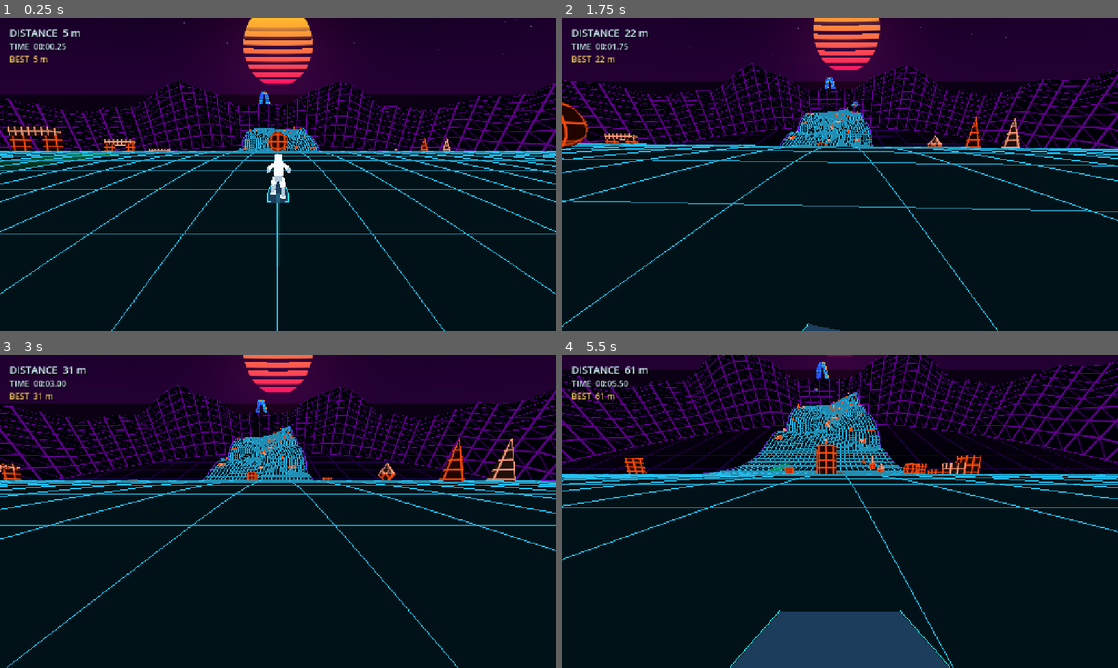
Above: before the commit, frames 1-4 (two rows, left to right).
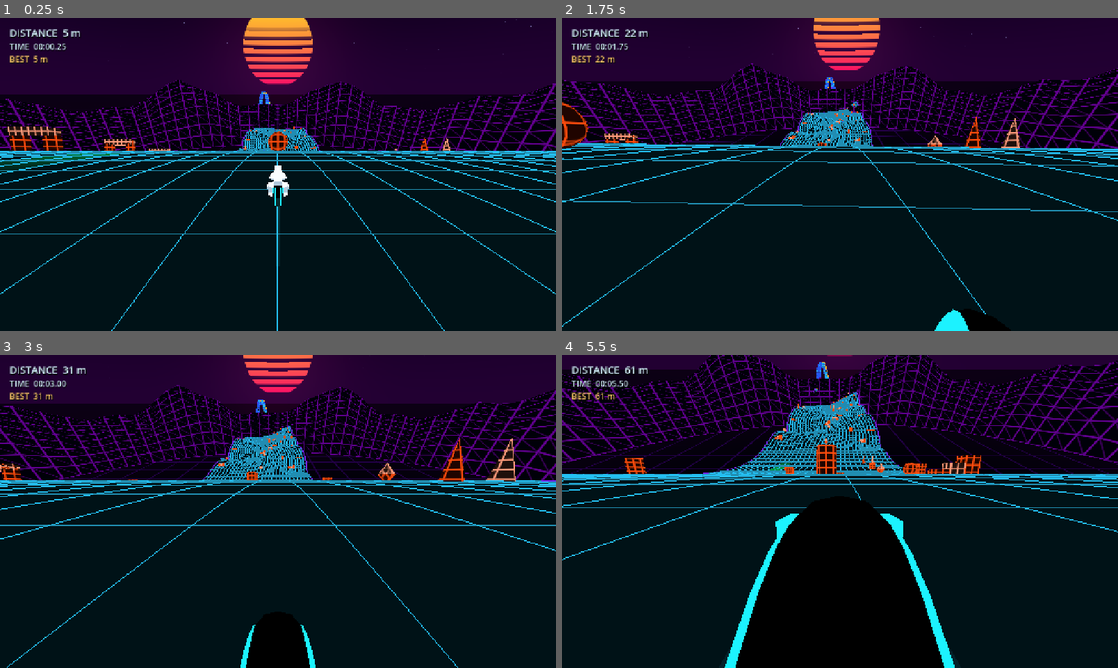
Above: after the commit, the same moments.

Repository: Unborne-Fetus/Cracked
Game: Godot game, scene res://scenes/main.tscn
Two runs of this game, one before a commit and one after it. Both use one fixed random seed, a clock stepped at 60 frames per second and the inputs below.
Inputs (mouse positions are in pixels of both pictures, inside the frame that each line leads up to):
- Up to frame 1 (0.25 s): no input
- Up to frame 2 (1.75 s): tap Enter at 0.5 s; move the mouse to (962, 158) at 0.52 s; hold Right 0.53-1.25 s; tap Tab at 0.6 s; click (962, 158) at 0.67 s; tap Space at 0.77 s; drag from (728, 190) to (812, 237) at 1.27 s
- Up to frame 3 (3 s): move the mouse to (333, 442) at 2.02 s; hold Right 2.03-2.75 s; tap V at 2.1 s; drag from (250, 574) to (111, 464) at 2.77 s
- Up to frame 4 (5.5 s): move the mouse to (1006, 558) at 3.52 s; hold Left 3.53-4.25 s; tap Shift at 3.6 s; tap Space at 3.77 s; drag from (673, 464) to (756, 433) at 4.27 s; move the mouse to (867, 511) at 5.02 s; hold S from 5.03 s (still down); tap C at 5.1 s; click (867, 511) at 5.17 s

The runs differ from the first frame. In frame 1, 0.4% of the frame differs, in the area x 48-53%, y 43-61%; in frame 2, 0.4%; in frame 3, 0.2%; in frame 4, 7.1%, in the area x 29-71%, y 46-100%.

Commit message:
Replace ground board with animated hubless lightcycle and folding glider handoffs

Diff:
--- a/scripts/rider_model.gd
+++ b/scripts/rider_model.gd
@@ -1,6 +1,15 @@
 extends Node3D
 ## Blocky, track-relative articulated rider. No billboard or camera-facing art.
 var board: Node3D
+var lightcycle: Node3D
+var cycle_frame: Node3D
+var cycle_forks: Array[Node3D] = []
+var cycle_wheels: Array[Node3D] = []
+var cycle_grips: Array[Node3D] = []
+var cycle_body_mat: StandardMaterial3D
+var cycle_tire_mat: StandardMaterial3D
+var cycle_amount := 0.0
+var cycle_fold := 0.0
 var torso: MeshInstance3D
 var head: MeshInstance3D
 var hips: MeshInstance3D
@@ -102,6 +111,7 @@
 	outline.mesh = rails.commit()
 	outline.material_override = edge_mat
 	board.add_child(outline)
+	_build_lightcycle()
 	handles=Node3D.new()
 	handles.name="RetractableHandles"
 	board.add_child(handles)
@@ -232,6 +242,7 @@
 	white.albedo_color=Color(0.98,0.99,1.0).lerp(accent,0.19 if cosmetic_index!=0 else 0.0)
 	shadow.albedo_color=Color(0.70,0.79,0.86).lerp(accent,0.42 if cosmetic_index!=0 else 0.0)
 	jet_mat.albedo_color=Color(0.35,0.92,1.0) if cosmetic_index==0 else accent.lerp(Color.WHITE,0.32)
+	cycle_body_mat.albedo_color=Color(0.035,0.055,0.085).lerp(accent,0.09)
 
 func set_first_person(enabled: bool) -> void:
 	first_person_view=enabled
@@ -241,6 +252,179 @@
 		part.visible = not enabled
 	for part in lower_arms:
 		part.visible = not enabled
+
+# The cycle is an independent visual rig; no new collision body or forces.
+# All coordinates are local to the current rider surface frame (-Z forward).
+func _build_lightcycle() -> void:
+	lightcycle=Node3D.new()
+	lightcycle.name="Lightcycle"
+	add_child(lightcycle)
+	cycle_body_mat=_mat(Color(0.035,0.055,0.085))
+	cycle_tire_mat=_mat(Color(0.012,0.018,0.027))
+	cycle_frame=Node3D.new()
+	lightcycle.add_child(cycle_frame)
+	# Sleek monocoque, sloped nose/tail and narrow saddle.
+	_cycle_shell(cycle_frame,cycle_body_mat)
+	var seat:=_block(cycle_frame,Vector3(0.48,0.12,0.68),cycle_tire_mat)
+	seat.position=Vector3(0,0.86,0.28)
+	var spine:=_block(cycle_frame,Vector3(0.20,0.06,1.38),edge_mat)
+	spine.position=Vector3(0,0.74,-0.25)
+	for side:float in [-1.0,1.0]:
+		var rail:=_block(cycle_frame,Vector3(0.045,0.055,1.48),edge_mat)
+		rail.position=Vector3(side*0.30,0.60,-0.04)
+		var peg:=_block(cycle_frame,Vector3(0.28,0.08,0.21),edge_mat)
+		peg.position=Vector3(side*0.43,0.39,0.43)
+		var grip:=Node3D.new()
+		cycle_frame.add_child(grip)
+		grip.position=Vector3(side*0.36,1.02,-0.62)
+		cycle_grips.append(grip)
+		var bar:=_block(grip,Vector3(0.28,0.085,0.11),cycle_tire_mat)
+		bar.position=Vector3.ZERO
+		var tip:=_block(grip,Vector3(0.055,0.10,0.13),edge_mat)
+		tip.position.x=side*0.12
+	for index in range(2):
+		var fork:=Node3D.new()
+		lightcycle.add_child(fork)
+		cycle_forks.append(fork)
+		var wheel:=Node3D.new()
+		fork.add_child(wheel)
+		cycle_wheels.append(wheel)
+		# Hubless dark tire and two luminous rings, axis along X.
+		var tire:=TorusMesh.new()
+		tire.inner_radius=0.34
+		tire.outer_radius=0.52
+		tire.rings=32
+		tire.ring_segments=10
+		var tire_part:=MeshInstance3D.new()
+		tire_part.mesh=tire
+		tire_part.material_override=cycle_tire_mat
+		tire_part.rotation.z=PI*0.5
+		tire_part.scale.y=1.5
+		wheel.add_child(tire_part)
+		for side:float in [-1.0,1.0]:
+			var ring:=TorusMesh.new()
+			ring.inner_radius=0.37
+			ring.outer_radius=0.46
+			ring.rings=32
+			ring.ring_segments=8
+			var ring_part:=MeshInstance3D.new()
+			ring_part.mesh=ring
+			ring_part.material_override=edge_mat
+			ring_part.rotation.z=PI*0.5
+			ring_part.position.x=side*0.115
+			wheel.add_child(ring_part)
+			# Visible animated radial markings make rotation legible.
+			for mark_index in range(4):
+				var mark:=_block(wheel,Vector3(0.035,0.07,0.14),edge_mat)
+				var angle:=float(mark_index)*PI*0.5
+				mark.position=Vector3(side*0.15,cos(angle)*0.42,sin(angle)*0.42)
+				mark.rotation.x=angle
+		var axle:=_block(fork,Vector3(0.36,0.13,0.13),cycle_body_mat)
+		axle.position=Vector3.ZERO
+	lightcycle.hide()
+
+func _cycle_shell(parent: Node3D, material: StandardMaterial3D) -> void:
+	var tool:=SurfaceTool.new()
+	tool.begin(Mesh.PRIMITIVE_TRIANGLES)
+	# z, half-width, lower edge and upper edge.
+	var stations:Array[Vector4]=[
+		Vector4(-1.48,0.13,0.45,0.69),
+		Vector4(-1.02,0.28,0.34,0.91),
+		Vector4(-0.48,0.36,0.29,0.83),
+		Vector4(0.32,0.32,0.30,0.85),
+		Vector4(0.91,0.27,0.33,0.71),
+		Vector4(1.46,0.13,0.43,0.60)]
+	for i in range(stations.size()-1):
+		var a:=stations[i]
+		var b:=stations[i+1]
+		var al:=Vector3(-a.y,a.z,a.x)
+		var ar:=Vector3(a.y,a.z,a.x)
+		var atl:=Vector3(-a.y*0.68,a.w,a.x)
+		var atr:=Vector3(a.y*0.68,a.w,a.x)
+		var bl:=Vector3(-b.y,b.z,b.x)
+		var br:=Vector3(b.y,b.z,b.x)
+		var btl:=Vector3(-b.y*0.68,b.w,b.x)
+		var btr:=Vector3(b.y*0.68,b.w,b.x)
+		_quad(tool,atl,atr,btl,btr)
+		_quad(tool,ar,al,br,bl)
+		_quad(tool,al,atl,bl,btl)
+		_quad(tool,atr,ar,btr,br)
+		if i==0:
+			_quad(tool,al,ar,atl,atr)
+		if i==stations.size()-2:
+			_quad(tool,br,bl,btr,btl)
+	var shell:=MeshInstance3D.new()
+	shell.mesh=tool.commit()
+	material.cull_mode=BaseMaterial3D.CULL_DISABLED
+	shell.material_override=material
+	parent.add_child(shell)
+
+# The old board remains the glider/gyro/ceiling platform. The cycle
+# folds its wheel carriers into that platform at a surface/flight handoff.
+func _cycle_pose(amount: float, steer: float, crouch: float, airborne: bool, flip: float, phase: float, landing: float, impact: float, dive_amount: float, speed_factor: float, idle_phase: float, idle_variant: int, drift: float, _blend: float) -> void:
+	cycle_amount=amount
+	cycle_fold=1.0-amount
+	lightcycle.visible=amount>0.015
+	if amount<=0.015:
+		return
+	var speed_mix:=clampf(speed_factor,0.0,1.0)
+	var idle:=sin(PI*idle_phase) if not airborne else 0.0
+	var turn:=clampf(steer+drift*0.65,-1.0,1.0)
+	var lean:=-turn*(0.15+0.30*speed_mix)
+	var jump_pitch:=0.0
+	if airborne:
+		jump_pitch=0.25*sin(PI*clampf(flip,0.0,1.0))-0.36*dive_amount
+	elif idle_variant in [1,2]:
+		jump_pitch=idle*(0.10 if idle_variant==1 else -0.10)
+	var bounce:=idle*0.045+0.012*sin(phase*7.0)*(1.0-speed_mix)
+	var compression:=clampf(landing*0.16+impact*0.08+crouch*0.10,0.0,0.26)
+	# Lean about the tire contact plane; keep the tire off the track.
+	var target_rotation:=Vector3(jump_pitch,turn*0.055,lean)
+	var lift:=0.52*(1.0-cos(lean))+absf(sin(jump_pitch))*1.08+0.025
+	lightcycle.position=Vector3(0,lift+bounce,0)
+	lightcycle.rotation=target_rotation
+	cycle_frame.position=Vector3(0,-compression,0)
+	cycle_frame.scale=Vector3(1.0,lerpf(0.24,1.0,amount),lerpf(0.74,1.0,amount))
+	for i in range(2):
+		var fork:=cycle_forks[i]
+		var z:float=-1.08 if i==0 else 1.08
+		fork.position=Vector3(0,lerpf(0.17,0.52,amount),z*lerpf(0.46,1.0,amount))
+		fork.rotation=Vector3(0,turn*0.18 if i==0 else 0.0,(1.0 if i==0 else -1.0)*PI*0.5*cycle_fold)
+		cycle_wheels[i].rotation.x=fposmod(phase*(5.0+speed_mix*13.0),TAU)
+	# Fade from the former rig pose to a real seated pose; hands and feet
+	# are solved against the bike's current steering/compression transforms.
+	var strength:=smoothstep(0.12,0.85,amount)
+	var hip_target:=lightcycle.transform*(cycle_frame.transform*Vector3(0,0.98,0.32))
+	var chest_target:=lightcycle.transform*(cycle_frame.transform*Vector3(0,1.29-speed_mix*0.15-crouch*0.12,-0.08-speed_mix*0.18))
+	var shoulder_target:=chest_target+lightcycle.basis*Vector3(0,0.13,-0.06)
+	var head_target:=shoulder_target+lightcycle.basis*Vector3(0,0.25,-0.10)
+	var hip_value:=hips.position.lerp(hip_target,strength)
+	var shoulder_value:=shoulder_target
+	hips.position=hip_value
+	hips.rotation=hips.rotation.lerp(target_rotation,strength)
+	torso.position=torso.position.lerp(chest_target,strength)
+	torso.rotation=torso.rotation.lerp(Vector3(-0.65-speed_mix*0.30-crouch*0.20,turn*0.06,lean),strength)
+	head.position=head.position.lerp(head_target,strength)
+	head.rotation=head.rotation.lerp(Vector3(-0.12-dive_amount*0.20,-turn*0.17,lean*0.65),strength)
+	for i in range(2):
+		var side:float=-1.0 if i==0 else 1.0
+		var foot_target:=lightcycle.transform*(cycle_frame.transform*Vector3(side*0.43,0.43,0.43))
+		var foot:=boots[i].position.lerp(foot_target,strength)
+		var hip_joint:=hip_value+lightcycle.basis*Vector3(side*0.16,0,0)
+		var knee:=_joint(hip_joint,foot,lightcycle.basis*Vector3(side*0.52,0,-1),LEG_LENGTH)
+		_segment(thighs[i],hip_joint,knee)
+		_segment(shins[i],knee,foot)
+		boots[i].position=foot
+		boots[i].rotation=boots[i].rotation.lerp(Vector3(jump_pitch,side*0.08,lean),strength)
+		var arm_start:=shoulder_value+lightcycle.basis*Vector3(side*0.24,0,0)
+		var grip:=cycle_grips[i]
+		grip.rotation.y=turn*0.22
+		var grip_target:=lightcycle.transform*(cycle_frame.transform*grip.position)
+		var old_hand:=lower_arms[i].position-lower_arms[i].basis.y*0.5
+		var hand:=old_hand.lerp(grip_target,strength)
+		var elbow:=_joint(arm_start,hand,lightcycle.basis*Vector3(side*0.65,-0.1,0.6),ARM_LENGTH)
+		_segment(upper_arms[i],arm_start,elbow)
+		_segment(lower_arms[i],elbow,hand)
 
 func _quad(tool: SurfaceTool, a: Vector3, b: Vector3, c: Vector3, d: Vector3) -> void:
 	for vertex: Vector3 in [a,c,b,b,c,d]:
@@ -708,6 +892,29 @@
 		var elbow := _joint(arm_start, hand, Vector3(sign_value * 0.7, 0, 0.65), ARM_LENGTH)
 		_segment(upper_arms[i], arm_start, elbow)
 		_segment(lower_arms[i], elbow, hand)
+	# Live runner opts into the cycle; the legacy deck solver is still
+	# available for the three other vehicle rigs and geometry fixtures.
+	var use_cycle:=bool(extra.get("lightcycle",false))
+	var cycle_target:=0.0
+	if use_cycle:
+		cycle_target=(1.0-smoothstep(0.12,0.65,inverted))*(1.0-smoothstep(0.12,0.72,gyro_deploy))
+		if gliding:
+			if entry_progress>=0.0:
+				cycle_target*=1.0-smoothstep(0.0,0.34,entry_progress)
+			elif returning and not transferring:
+				cycle_target*=smoothstep(0.72,1.0,return_progress)
+			else:
+				cycle_target=0.0
+		# Old skate spins and ground hops are not suitable for the bike.
+		# Wheelies, steering and suspension replace them instead.
+		if cycle_target>0.0:
+			rotation=rotation.lerp(Vector3.ZERO,smoothstep(0.0,0.75,cycle_target))
+			visual_lift*=1.0-cycle_target
+			visual_pivot*=1.0-cycle_target
+	_cycle_pose(cycle_target,steer,crouch,airborne,flip,phase,landing,impact,dive_amount,float(extra.get("speed_factor",0.0)),ground_idle,ground_variant,drift,blend)
+	if cycle_target>0.5:
+		for mesh_index in range(2):
+			(board.get_child(mesh_index) as Node3D).visible=false
 	# Crossfade every joint, deck and visual root. A landing or dive can
 	# interrupt a trick without teleporting limbs to a new pose.
 	if blend<1.0:
--- a/scripts/runner.gd
+++ b/scripts/runner.gd
@@ -142,7 +142,7 @@
 		return
 	# Legacy collision scale stays independent of the articulated model.
 	rider_model.scale.y = 1.0 / maxf(0.05, avatar.scale.y)
-	rider_model.call("pose", rider_crouch, rider_steer, not gro …(595 unchanged characters)… ed_factor":clampf(speed/300.0,0.0,1.0),"fp":rider_model.get("first_person_view"),"pose_blend":1.0-exp(-maxf(0.0,delta)*16.0)})
+	rider_model.call("pose", rider_crouch, rider_steer, not gro …(595 unchanged characters)… ed_factor":clampf(speed/300.0,0.0,1.0),"lightcycle":true,"fp":rider_model.get("first_person_view"),"pose_blend":1.0-exp(-maxf(0.0,delta)*16.0)})
 	var pivot:float=rider_model.get("visual_pivot")
 	var lift:float=rider_model.get("visual_lift")
 	# Correct the inherited bank roll in a separate visual parent.
@@ -351,7 +351,7 @@
 	rider_landing = 0.0
 	rider_impact = 0.0
 	rider_model.scale = Vector3.ONE
-	rider_model.call("pose", 0.0, 0.0, false, 1.0)
+	rider_model.call("pose", 0.0, 0.0, false, 1.0,0.0,0.0,0.0,false,0.0,0.0,0.0,0.0,0.0,0.0,{"lightcycle":true})
 	sync_pose(course)
 
 func request_jump() -> void:
--- a/tests/gameplay_rules.gd
+++ b/tests/gameplay_rules.gd
@@ -59,6 +59,7 @@
 	var sprite_camera: Camera3D = game.get("view_camera")
 	var model_head: MeshInstance3D = model.get("head")
 	var model_boots: Array = model.get("boots")
+	model.call("pose",0.0,0.0,false,1.0)
 	var neutral_head := model_head.position.y
 	var neutral_foot: Vector3 = model_boots[0].position
 	if neutral_head < 2.0:
@@ -231,6 +232,48 @@
 		_fail("First-person body must retain board and legs but hide the head.")
 		return
 	runner.call("set_first_person", bool(game.get("first_person")))
+	# Test the actual lightcycle and its independent animation states.
+	var cycle_rig: Node3D = model.get("lightcycle")
+	var wheels: Array = model.get("cycle_wheels")
+	var cycle_body: Node3D = model.get("cycle_frame")
+	var cycle_opt := {"lightcycle":true,"speed_factor":0.8}
+	model.call("pose",0.0,0.0,false,1.0,0.0,0.0,0.0,false,0.0,0.0,0.0,0.0,0.0,0.0,cycle_opt)
+	if not cycle_rig.visible or wheels.size()!=2 or (flip_board.get_child(0) as Node3D).visible:
+		_fail("Regular ground does not display the lightcycle instead of the deck.")
+		return
+	var seated_hip: Vector3 = (model.get("hips") as Node3D).position
+	if seated_hip.y<0.75 or seated_hip.y>1.25:
+		_fail("Lightcycle rider is not seated.")
+		return
+	var neutral_chassis:=cycle_body.position.y
+	model.call("pose",0.8,0.9,false,1.0,0.4,1.0,0.0,false,0.0,0.0,0.0,0.0,0.0,0.0,cycle_opt)
+	if absf(cycle_rig.rotation.z)<0.2 or cycle_body.position.y>=neutral_chassis-0.12:
+		_fail("Lightcycle lean or suspension compression missing.")
+		return
+	model.call("pose",0.6,0.0,true,0.5,0.4,0.0,0.0,false,0.0,0.0,0.0,0.0,0.0,0.0,cycle_opt)
+	if not cycle_rig.visible or cycle_rig.rotation.x<0.2:
+		_fail("Short jump does not use a cycle takeoff pose.")
+		return
+	model.call("pose",0.0,0.0,true,1.0,0.0,0.0,0.0,false,0.0,0.0,0.0,0.0,0.0,0.0,{"lightcycle":true,"glider":1.0,"glider_entry":0.12})
+	if not cycle_rig.visible or float(model.get("cycle_fold"))<=0.0:
+		_fail("Cycle-to-glider transition does not fold the wheel carriers.")
+		return
+	model.call("pose",0.0,0.0,true,1.0,0.0,0.0,0.0,false,0.0,0.0,0.0,0.0,0.0,0.0,{"lightcycle":true,"glider":1.0})
+	if cycle_rig.visible or not glider_rig.visible:
+		_fail("Glider still displays cycle hardware.")
+		return
+	model.call("pose",0.0,0.0,true,1.0,0.0,0.0,0.0,false,0.0,0.0,0.0,0.0,0.0,0.0,{"lightcycle":true,"glider":1.0,"glider_return":0.9})
+	if not cycle_rig.visible or float(model.get("cycle_fold"))<=0.0:
+		_fail("Glider return fails to unfold cycle before landing.")
+		return
+	model.call("pose",0.0,0.0,false,1.0,0.0,0.0,0.0,false,0.0,0.0,0.0,0.0,0.0,0.0,{"lightcycle":true,"sideways":1.0})
+	if cycle_rig.visible or not gyro_probe.visible:
+		_fail("Sidewall gyro is obstructed by the cycle.")
+		return
+	model.call("pose",0.0,0.0,false,1.0,0.0,0.0,0.0,false,0.0,0.0,0.0,0.0,0.0,0.0,{"lightcycle":true,"inverted":1.0})
+	if cycle_rig.visible or not ceiling_treads.visible:
+		_fail("Ceiling spider rig is obstructed by the cycle.")
+		return
 	# Combat must not exist in the active scene or run mode selector.
 	for child in game.get_children():
 		var script: Script = child.get_script()
Not shown, changed: CHANGELOG.md
